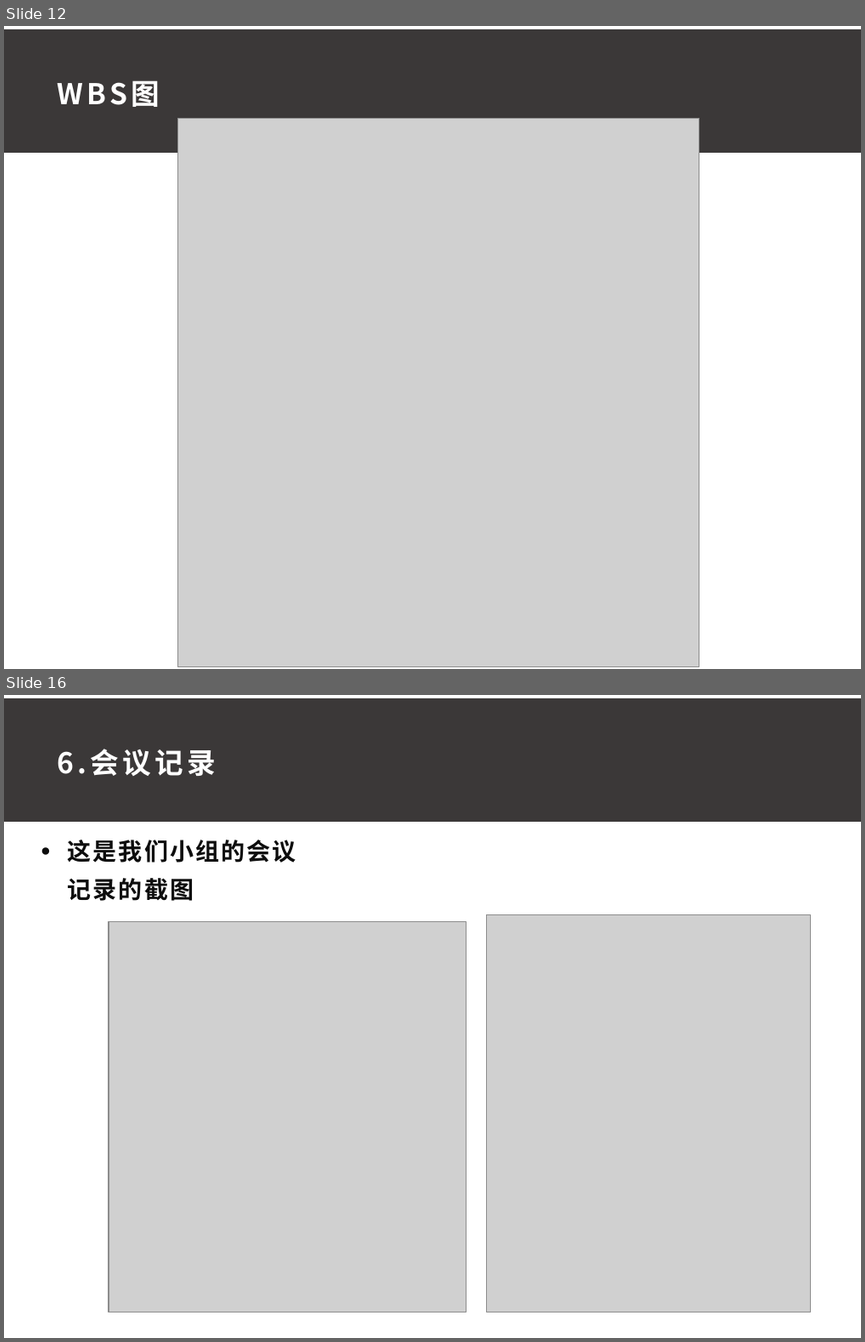
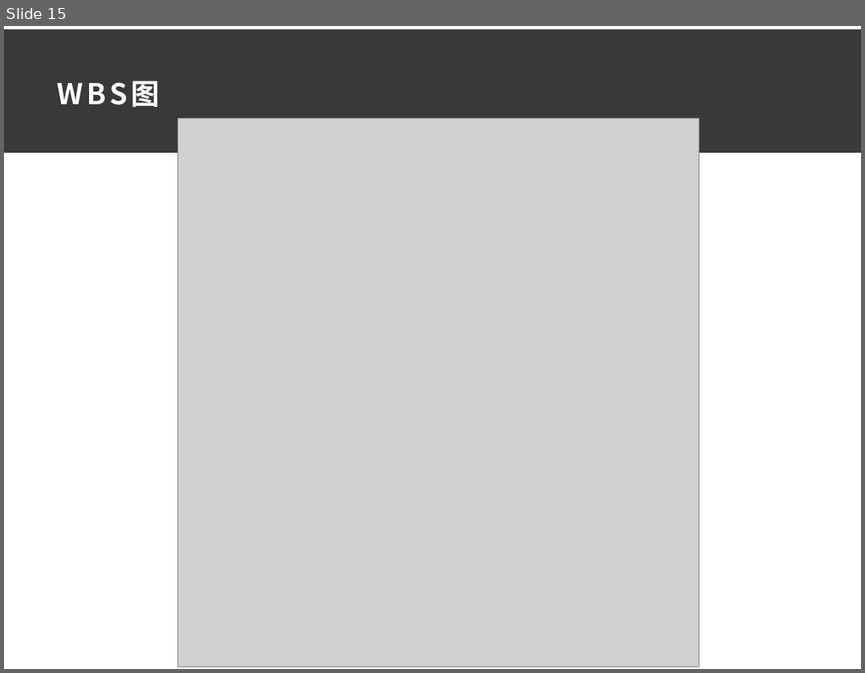
Before and after one commit to ConstanTWT/SE2020-G01, a slide deck: 项目计划书/G01小组项目计划PPT0.1.pptx. Shown one above the other, each under a label of ours: slides 12 and 16 before the commit, slide 15 after it; the slides between them are not shown. The pictures are 865x1342 and 865x673 pixels, drawn with LibreOffice and Linux fonts; fonts in the diff are those of the drawing; grey boxes stand for pictures. Boxes give left, top, right and bottom in pixels: in the first picture for what was removed or moved away, otherwise in the second. Text is boxed around its words. In the diff, an @@ line names an element or a change of style, - is before the commit and + after.

```diff
--- a/项目计划书/G01小组项目计划PPT0.1.pptx
+++ b/项目计划书/G01小组项目计划PPT0.1.pptx
@@ slide 16 removed at box(4, 695, 861, 1338), background #FFFFFF @@
@@ rectangle removed at box(4, 698, 861, 822) @@
@@ text removed at box(58, 749, 216, 776) @@
-6.会议记录
@@ text removed at box(68, 839, 296, 901) @@
-● 这是我们小组的会议记录的截图
@@ picture removed at box(109, 922, 466, 1312) @@
@@ picture removed at box(487, 915, 811, 1312) @@
@@ what was slide 12 is now slide 15 @@
```
Also in this commit, not shown: 6 slides changed, 4 slides added, 4 other slides removed, 3 other files.
